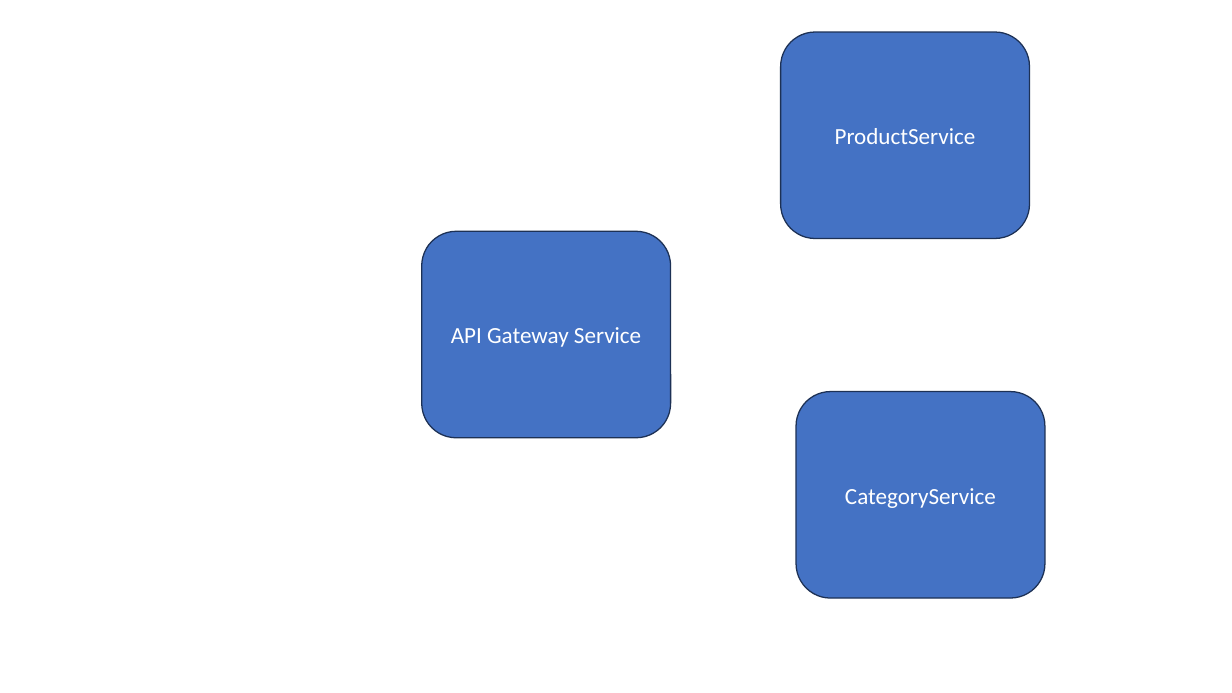
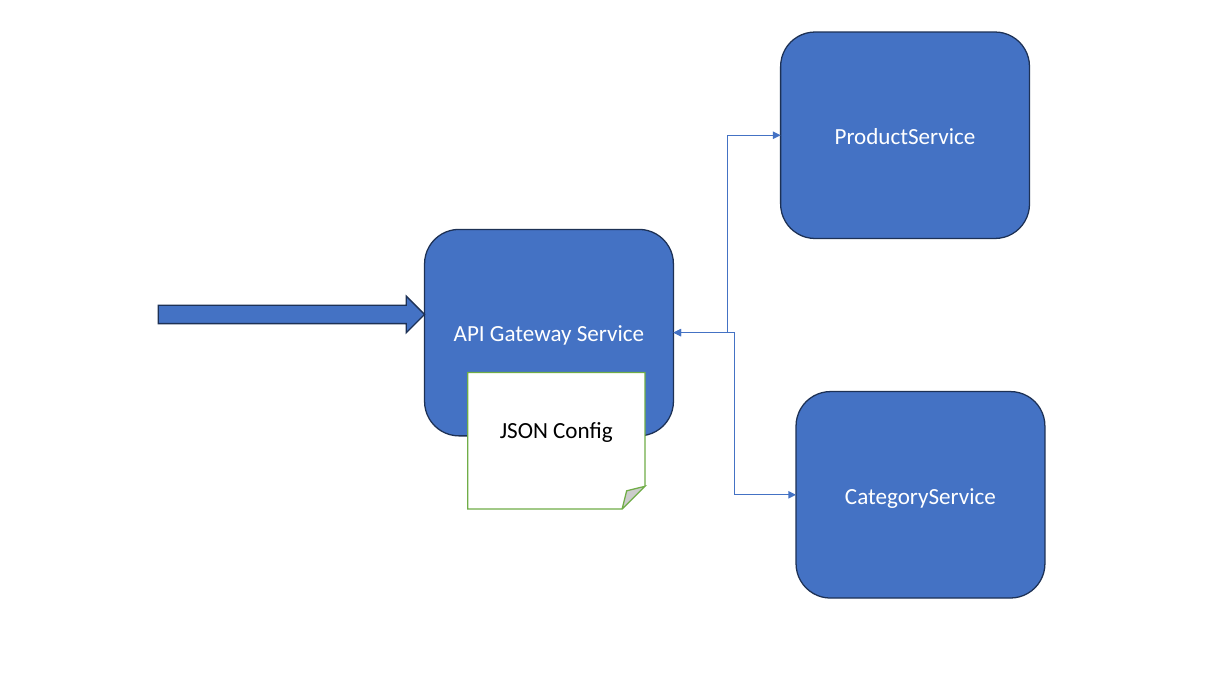
Before and after one commit to maheshsabnis/Spot_Apps, a slide deck: slide 11 of TRaiing_Images.pptx. Drawn at 1232x693 pixels with LibreOffice and Linux fonts; fonts in the diff are those of the drawing. Boxes give left, top, right and bottom in pixels: in the first picture for what was removed or moved away, otherwise in the second. Text is boxed around its words. In the diff, an @@ line names an element or a change of style, - is before the commit and + after.

```diff
--- a/TRaiing_Images.pptx
+++ b/TRaiing_Images.pptx
@@ elbow double arrow added from (674, 333) to (781, 135), #4472C4 0.5 pt @@
@@ rounded rectangle "API Gateway Service": place and size @@
-rounded rectangle "API Gateway Service" at bbox=[421, 231, 670, 437]
+rounded rectangle "API Gateway Service" at bbox=[425, 229, 674, 435]
@@ right arrow added at bbox=[158, 296, 424, 333], fill #4472C4, outline #1E3256 1 pt @@
@@ elbow double arrow added from (674, 333) to (797, 495), #4472C4 0.5 pt @@
@@ folded corner added at bbox=[468, 372, 645, 509], fill #FFFFFF, outline #70AD47 1 pt, 18 pt, text #000000 @@
+JSON Config
```
Also in this commit, not shown: 1 other file.
